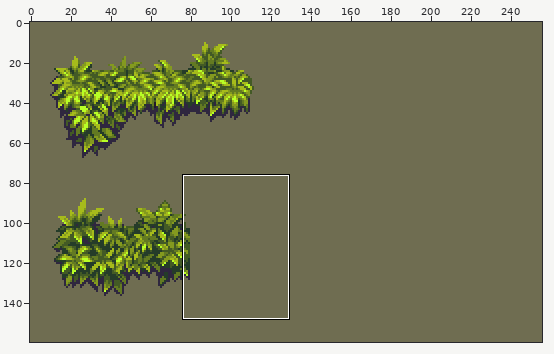
Sprite sheet -- images/tiles/plants.png. The picture above shows the old version from afar; the outline marks the close-up.
Close-up. Old version:
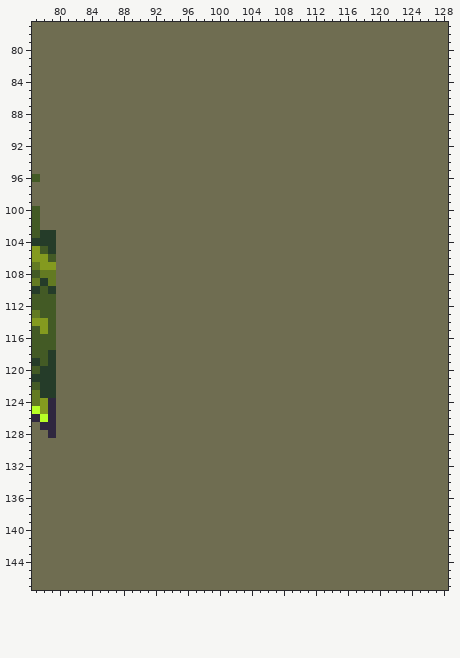
The file is 256x160 pixels. Shown: x 77..128, y 77..147.
The same view after the edit:
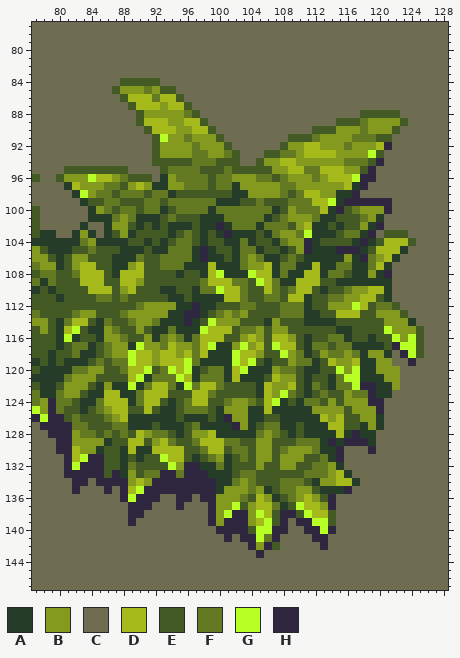
Palette (. is transparent): A #253c29  B #849a1f  C #6f6d51  D #a6bb1b  E #435a25  F #637a22  G #b8ff26  H #2f273f
What changed:
Changed rows in their new state; - is an unchanged pixel.
first column x 80:
 84 --------EEEEE---------------------------------
 85 -------EBBBFBEE-------------------------------
 86 --------EDDDFDDE------------------------------
 87 ---------EDDDBDDE-----------------------------
 88 ----------EBBBBBFE--------------------EEEEE---
 89 ----------EDDDBBDDE----------------EEEFBBBBE--
 90 -----------EDDDBBDDE------------EEEBBBFBBBE---
 91 ------------EGBBFBBBE--------EEEFBBBBFFFEE----
 92 ------------EBBBBFBBBE------EBBDDBBBFBBBDH----
 93 ------------EBBBBFFBBFE---EEFFBDDDDBBBBGE-----
 94 ------------EEEEEFFFEEE--EBBDDBBBBBBFFFEH-----
 95 -EEEEEEEE----EFFFFEEEFEEEEEBBDDFFDDDBBEH------
 96 EBBBGDDBFEEE-ABFFFFEFFBBBFFEFBBBFBDDDGHH------
 97 -ADBBBFFEBDBAABBFFFEFFABBBBBFFBBBBBBDAH-------
 98 --AGBFFEFFFEFFAEEEEEEEAABBBBFEFDDBBAAH--------
 99 ---AEEFFEEEFFEFFFFFFAAAEEFEEEFFFDDGAHHHHHH----
100 ----ABFEFFEFFAEFFFFAFFFFFFFAEBFFFDAHEFBBBH----
101 ----AAAFBFAAAEFEEEAAAFFFFFAEFBBBFAAEEEFBA-----
102 ---A--ABBEAEAEAAAEAAHAFFFAFFFEBDAAEAEEBAH-----
103 --ABA-AEBAEEEEAEFEAEAHAAAEAFBBFGAAAEFFAH-EEE--
104 AAAFBAAAAEEAEAEFFEAEEAAFAEEAFBBHAEEEEAHAEDDDE-
105 AAEEFEEEAAAEAAFFFAHAEEAFFAEEAEBHAAAHHHAEDDDA--
106 AEBBEEEAAAFEEFFFFAHAAEAFBFAAEFEAAAAABAHFBDA---
107 AEBDDEEAABDEEFFFAAADAAAFBBDAFFAADAAFFAAFDA----
108 EEFDDDEADDDEEEEAEEADGAAAGDDAFAADDAFFEAABAH----
109 EEEDDDEEDDBEEEEEEEFDDDFFEGDFAADDDEEAAAAAAA----
110 EEEEDDDEBDEEEAAEEAFFGDDFEEDFEFDDEAEEFBBDDA----
111 AEEEEFFEFEEEEEAAEAAAADDFEEFFEDDAEEFFBBDDEA----
112 EEEEEEEEEEFBBBBAAHAAEEEFFEEEFFFAEEBBBGDEFFE---
113 EEFBBEEEFBBBBBAAHHAEFBFBEEEEFFFAAEEDDDEEBBBE--
114 AFDDEAFEEFBBFAAAHAEGBBBEEEABEEEAAAAEEEEEEBBBA-
115 ADGEAABFEEBEAAFAAAGDDDEFFBEBBEEEEEEAAEEEEGBBBE
116 AGAEEABBFEEBAFBFAFDDDEEBDBEDDBEAEEFFAEEAEEGBGE
117 AEFFAEFBBAGBBFDBBFDGAABGBDEGDDEAFFEFFAAAAEHGGE
118 EEFAAEFBBGDDBDDBDFDAAAGDDBEEGBFAEBFFBFABBA-HGE
119 EAAAEFEFFGDDBDDDGFAAAAGDGEAEEBFFAEDBBDAABB--H-
120 AAFFBBEEFDDGEFGDGAEFFADGAAABFFEAAEEGBGAABBB---
121 AFBBBEEEEDGAFFFGDAFFFADAAAEDBBEAEEAFGGAAABB---
122 EBBBEABAAGAFDDFAGFDDFEEEEADBBDEAFEAFFGHHAAB---
123 FBBEAADDAAFDDDEEEDDFEEEEEADBGFEAEFEEBFFHAA----
124 FFEAAFDDDAFDDEAEFDDEEFBBFEDGAEAFFEBEBBBHH-----
125 FEEAEFBDDEEDEAAEFFFEABBBAADAAAAABBBBEBBBH-----
126 HEFEEEFBDAAAAAAEAAAEAHBBAAEEAAAAADBDEEBBA-----
127 HHFFEEEFFAAAEAAAEFAAAAHBAEFFAAEAAADDEEABA-----
128 HHBFFEFEFEDBFFEAEBBDAAAAAFBFEAEAAAADAHAA------
129 HHBBBBAEEDDEBDFEEFDDDFFEEBBEEEFFFAHAHHHA------
130 HHDBBAEEADAADDDDEEFDDEFFEBBEFBBBFAAH---H------
131 -HDGHHEEAEAEEGDDEAEFBAEFEBBEBBBEEFAH----------
132 -HGHHHEEAFEEEEGBHHAAFAEEEBEEBBEEFFBA----------
133 -HHHHHEHABEFFHHFHHHAAAEFFEEEEEEFFFBDA---------
134 --HH-HHHHBDBHHHHHHHHAAFBFEEEFFFEABBDDA--------
135 --H---H-HDGHHHHHHHHHABBBFBAEFFBBEAAAH---------
136 --------HGHHH--HH-HHBBBFEDBAEFBDBEH-----------
137 ---------HHH---H---HBBGEBDDFAEGDDBH-----------
138 ---------HH--------HBGHHBGDEHHEGDDE-----------
139 ---------H---------HBHHHBDGEH-HHGGE-----------
140 --------------------HHHHEGGHH--HHGH-----------
141 ---------------------H-HHGFH----HH------------
142 ------------------------HBHE-----H------------
143 -------------------------H--------------------
